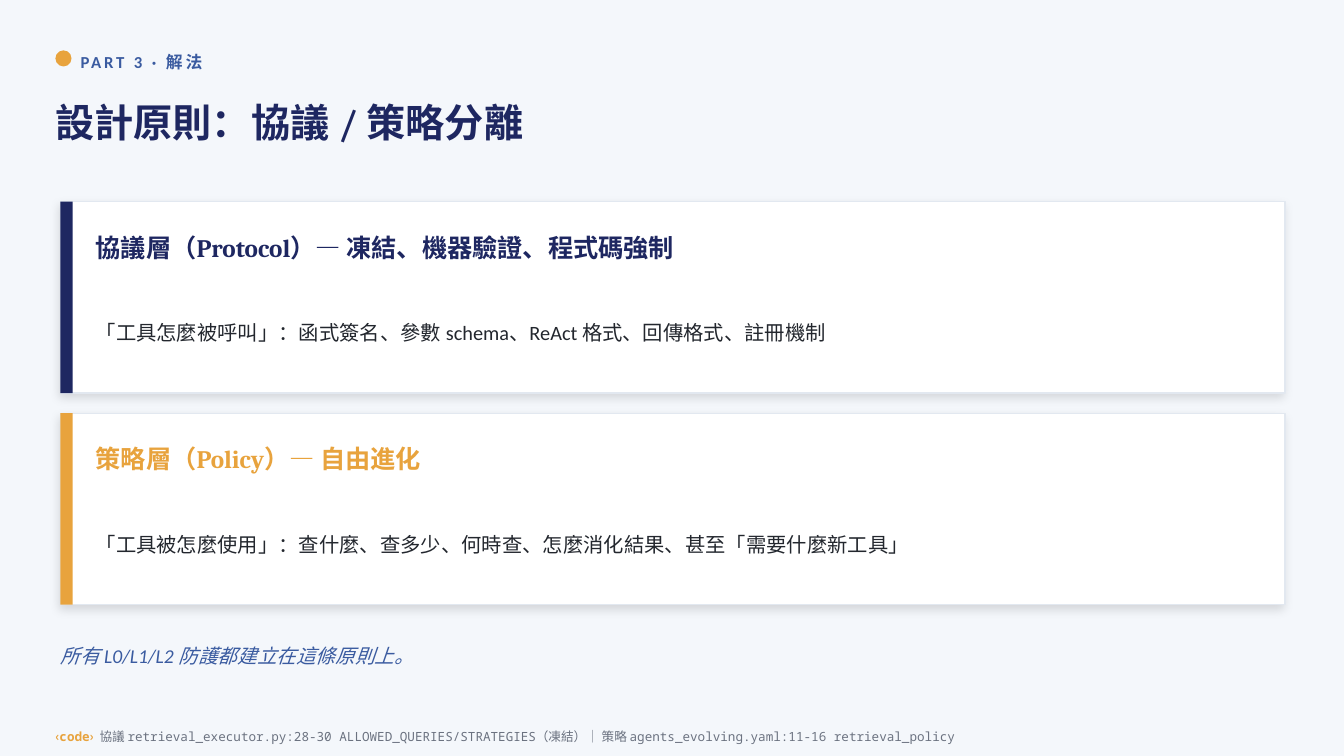
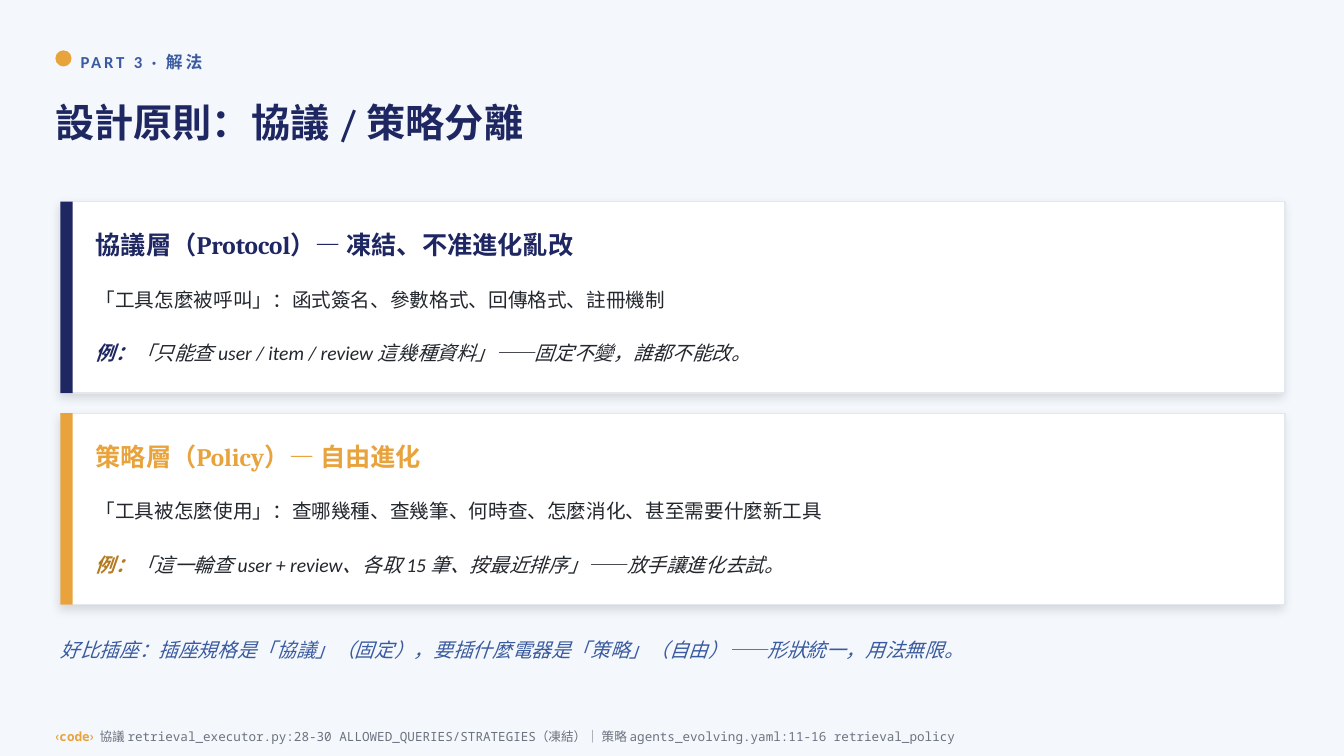
Before and after one commit to yuchieh/AgentSocietyChallenge_OpenEvolve, a slide deck: slide 11 of docs/slides/人AI進化_整合教學投影片.pptx. Drawn at 1344x756 pixels with LibreOffice and Linux fonts; fonts in the diff are those of the drawing. Boxes give left, top, right and bottom in pixels: in the first picture for what was removed or moved away, otherwise in the second. Text is boxed around its words. In the diff, an @@ line names an element or a change of style, - is before the commit and + after.

```diff
--- a/docs/slides/人AI進化_整合教學投影片.pptx
+++ b/docs/slides/人AI進化_整合教學投影片.pptx
@@ text at (96,232,574,257): text changed @@
-協議層（Protocol）— 凍結、機器驗證、程式碼強制
+協議層（Protocol）— 凍結、不准進化亂改
@@ text at (96,290,665,309): text changed; size 14.5 to 14 pt @@
-「工具怎麼被呼叫」：函式簽名、參數 schema、ReAct 格式、回傳格式、註冊機制
+「工具怎麼被呼叫」：函式簽名、參數格式、回傳格式、註冊機制
@@ text added at (96,343,751,362), 14 pt, text #23272E, italic @@
+例：「只能查 user / item / review 這幾種資料」——固定不變，誰都不能改。
@@ text at (96,501,822,520): text changed; size 14.5 to 14 pt @@
-「工具被怎麼使用」：查什麼、查多少、何時查、怎麼消化結果、甚至「需要什麼新工具」
+「工具被怎麼使用」：查哪幾種、查幾筆、何時查、怎麼消化、甚至需要什麼新工具
@@ text added at (96,555,784,574), 14 pt, text #23272E, italic @@
+例：「這一輪查 user + review、各取 15 筆、按最近排序」——放手讓進化去試。
@@ text removed at (60,646,415,665) @@
-所有 L0/L1/L2 防護都建立在這條原則上。
@@ text added at (60,640,963,659), 14 pt, text #3A5BA0, italic @@
+好比插座：插座規格是「協議」（固定），要插什麼電器是「策略」（自由）——形狀統一，用法無限。
```
Also in this commit, not shown: 7 other slides changed, 1 other file.
